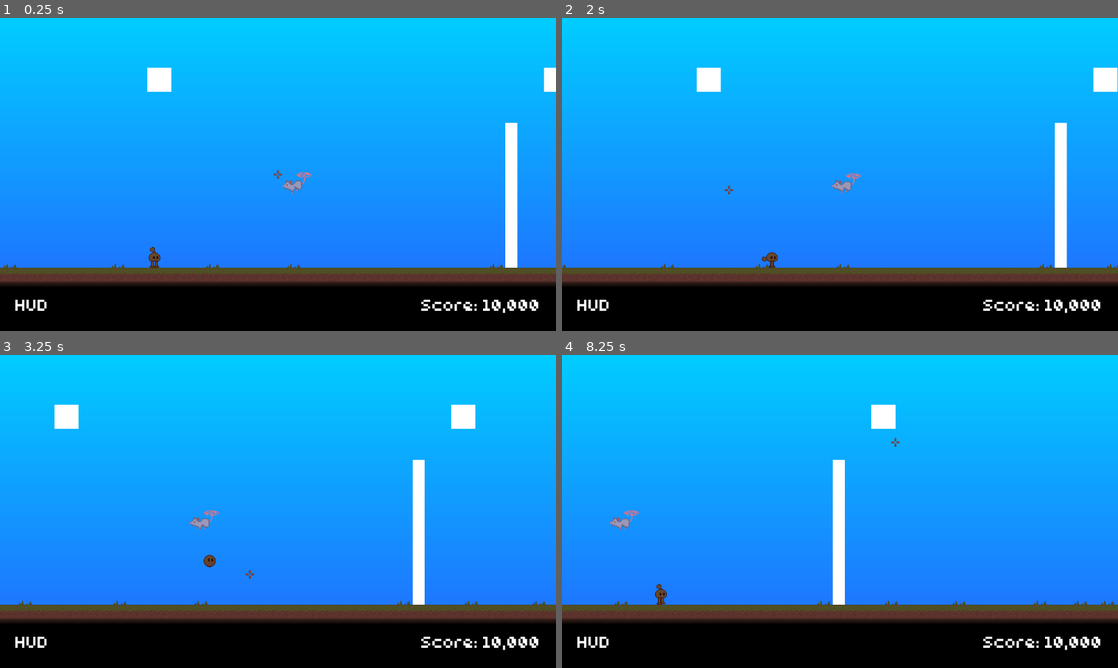
Above: before the commit, frames 1-4 (two rows, left to right).
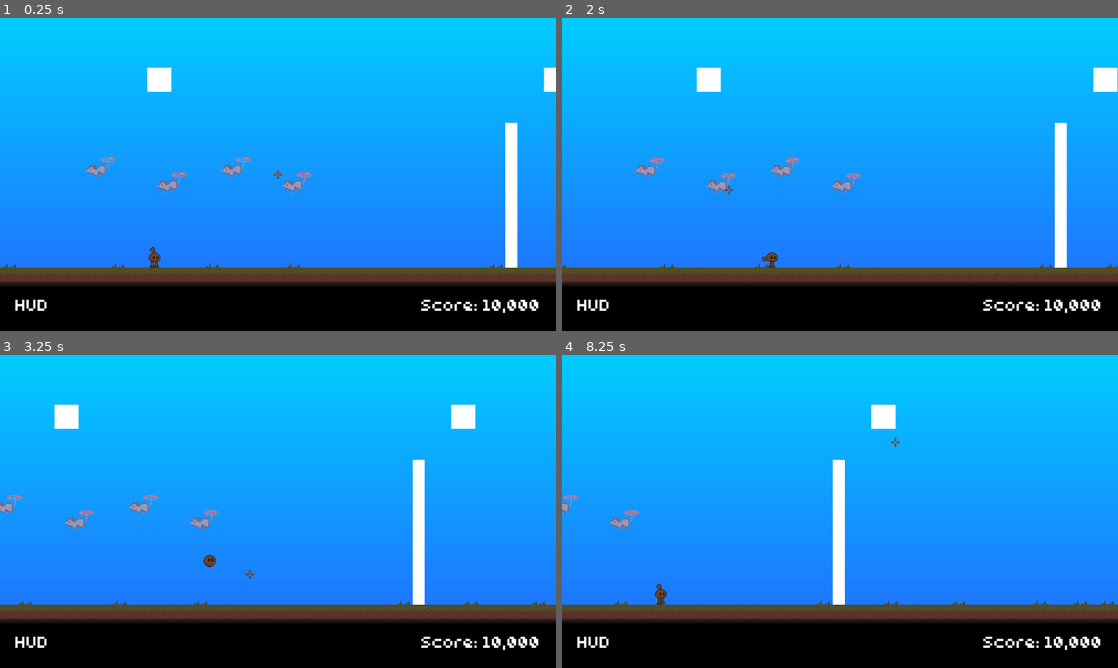
Above: after the commit, the same moments.

Repository: bhunt222/SeriousJuniperJamGodotProject
Game: Godot game, scene res://scenes/main.tscn
Two runs of this game, one before a commit and one after it. Both use one fixed random seed, a clock stepped at 60 frames per second and the inputs below.
Inputs (mouse positions are in pixels of both pictures, inside the frame that each line leads up to):
- Up to frame 1 (0.25 s): no input
- Up to frame 2 (2 s): move the mouse to (962, 158) at 0.52 s; hold S (drill) 0.53-1.28 s; hold D (move_right) from 0.53 s (still down); tap Space (jump) at 0.77, 1.52 s; move the mouse to (728, 190) at 1.27 s; click (728, 190) at 1.35 s
- Up to frame 3 (3.25 s): move the mouse to (333, 442) at 2.02 s; release D (move_right) at 2.03 s; hold A (move_left) 2.03-2.78 s; hold W (spin_dash) 2.03-2.78 s; move the mouse to (250, 574) at 2.77 s; hold D (move_right) from 2.78 s (still down); tap E (transition_modes) at 2.85 s; tap Space (jump) at 3.02 s
- Up to frame 4 (8.25 s): move the mouse to (1006, 558) at 3.52 s; hold S (drill) 3.53-4.28 s; tap Space (jump) at 3.77, 4.52, 6.02, 6.77, 7.52 s; move the mouse to (673, 464) at 4.27 s; release D (move_right) at 4.28 s; hold A (move_left) 4.28-5.03 s; click (673, 464) at 4.35 s; move the mouse to (867, 511) at 5.02 s; hold D (move_right) 5.03-5.78 s; hold W (spin_dash) 5.03-5.78 s; tap Enter at 5.75 s; move the mouse to (756, 433) at 5.77 s; hold A (move_left) 5.78-7.28 s; tap E (transition_modes) at 5.85 s; move the mouse to (962, 495) at 6.52 s; hold S (drill) 6.53-7.28 s; move the mouse to (728, 527) at 7.27 s; hold D (move_right) from 7.28 s (still down); click (728, 527) at 7.35 s; move the mouse to (895, 442) at 8.02 s; hold W (spin_dash) from 8.03 s (still down)

The runs differ from the first frame. In frame 1, 0.4% of the frame differs, in the area x 15-46%, y 44-57%; in frame 2, 0.4%, in the area x 13-43%, y 44-56%; in frame 3, 0.4%; in frame 4, less than 0.1%.

Commit message:
flying mouse material now local to scene, built proto3 for linux and windows

Diff:
--- a/scenes/main.tscn
+++ b/scenes/main.tscn
@@ -3,13 +3,8 @@
 [ext_resource type="Script" uid="uid://dxawa26itwxmp" path="res://scripts/ground.gd" id="1_jyhfs"]
 [ext_resource type="PackedScene" uid="uid://by1gfvb3ii42n" path="res://scenes/player.tscn" id="2_sugp2"]
 [ext_resource type="Texture2D" uid="uid://c1gxpbkje83fd" path="res://assets/sprites/The Doner ville tile 0.5.png" id="2_tipki"]
-[ext_resource type="Texture2D" uid="uid://d3vk0rdh5wmhd" path="res://assets/sprites/mouse.png" id="3_jyhfs"]
-[ext_resource type="Script" uid="uid://be0j63vv7grkj" path="res://scripts/enemy.gd" id="4_85g3d"]
-[ext_resource type="Texture2D" uid="uid://cetcwqf8v154b" path="res://assets/sprites/Mouse fly/Flying mouse.png" id="4_tbgi4"]
-[ext_resource type="Shader" uid="uid://cwc27agkf2p46" path="res://resources/shaders/damage_flash.gdshader" id="5_choun"]
+[ext_resource type="PackedScene" uid="uid://bus1v8eeyw4pv" path="res://scenes/mouse_enemy.tscn" id="4_o6xl0"]
 [ext_resource type="Script" uid="uid://dm208e1sosc7c" path="res://scripts/mouse_cursor.gd" id="5_tbgi4"]
-[ext_resource type="Script" uid="uid://dyl81xbivlv8n" path="res://scripts/components/hurtbox.gd" id="5_tefeu"]
-[ext_resource type="Script" uid="uid://dri8th1wirjj8" path="res://scripts/components/health.gd" id="6_o6xl0"]
 [ext_resource type="Texture2D" uid="uid://c23f7ssrumtqk" path="res://assets/sprites/Cross Air stand.png" id="11_ya4ey"]
 [ext_resource type="FontFile" uid="uid://dmhhfpfkjawos" path="res://assets/fonts/tinypixel.otf" id="12_eb6dy"]
 
@@ -58,103 +53,6 @@
 
 [sub_resource type="QuadMesh" id="QuadMesh_0wfyh"]
 size = Vector2(50, 50)
-
-[sub_resource type="ShaderMaterial" id="ShaderMaterial_85g3d"]
-shader = ExtResource("5_choun")
-shader_parameter/flash_modifier = 0.0
-shader_parameter/flash_color = Color(1, 1, 1, 1)
-
-[sub_resource type="AtlasTexture" id="AtlasTexture_tbgi4"]
-atlas = ExtResource("3_jyhfs")
-region = Rect2(0, 0, 32, 32)
-
-[sub_resource type="AtlasTexture" id="AtlasTexture_tefeu"]
-atlas = ExtResource("4_tbgi4")
-region = Rect2(0, 0, 32, 32)
-
-[sub_resource type="AtlasTexture" id="AtlasTexture_o6xl0"]
-atlas = ExtResource("4_tbgi4")
-region = Rect2(32, 0, 32, 32)
-
-[sub_resource type="AtlasTexture" id="AtlasTexture_tipki"]
-atlas = ExtResource("4_tbgi4")
-region = Rect2(64, 0, 32, 32)
-
-[sub_resource type="AtlasTexture" id="AtlasTexture_85g3d"]
-atlas = ExtResource("4_tbgi4")
-region = Rect2(0, 32, 32, 32)
-
-[sub_resource type="AtlasTexture" id="AtlasTexture_choun"]
-atlas = ExtResource("4_tbgi4")
-region = Rect2(32, 32, 32, 32)
-
-[sub_resource type="AtlasTexture" id="AtlasTexture_ya4ey"]
-atlas = ExtResource("4_tbgi4")
-region = Rect2(64, 32, 32, 32)
-
-[sub_resource type="AtlasTexture" id="AtlasTexture_eb6dy"]
-atlas = ExtResource("4_tbgi4")
-region = Rect2(0, 64, 32, 32)
-
-[sub_resource type="AtlasTexture" id="AtlasTexture_trceg"]
-atlas = ExtResource("4_tbgi4")
-region = Rect2(32, 64, 32, 32)
-
-[sub_resource type="AtlasTexture" id="AtlasTexture_a8y0u"]
-atlas = ExtResource("4_tbgi4")
-region = Rect2(64, 64, 32, 32)
-
-[sub_resource type="AtlasTexture" id="AtlasTexture_jkv2x"]
-atlas = ExtResource("4_tbgi4")
-region = Rect2(0, 96, 32, 32)
-
-[sub_resource type="SpriteFrames" id="SpriteFrames_tefeu"]
-animations = [{
-"frames": [{
-"duration": 1.0,
-"texture": SubResource("AtlasTexture_tbgi4")
-}],
-"loop": 1,
-"name": &"default",
-"speed": 5.0
-}, {
-"frames": [{
-"duration": 1.0,
-"texture": SubResource("AtlasTexture_tefeu")
-}, {
-"duration": 1.0,
-"texture": SubResource("AtlasTexture_o6xl0")
-}, {
-"duration": 1.0,
-"texture": SubResource("AtlasTexture_tipki")
-}, {
-"duration": 1.0,
-"texture": SubResource("AtlasTexture_85g3d")
-}, {
-"duration": 1.0,
-"texture": SubResource("AtlasTexture_choun")
-}, {
-"duration": 1.0,
-"texture": SubResource("AtlasTexture_ya4ey")
-}, {
-"duration": 1.0,
-"texture": SubResource("AtlasTexture_eb6dy")
-}, {
-"duration": 1.0,
-"texture": SubResource("AtlasTexture_trceg")
-}, {
-"duration": 1.0,
-"texture": SubResource("AtlasTexture_a8y0u")
-}, {
-"duration": 1.0,
-"texture": SubResource("AtlasTexture_jkv2x")
-}],
-"loop": 1,
-"name": &"flying",
-"speed": 16.0
-}]
-
-[sub_resource type="RectangleShape2D" id="RectangleShape2D_jbj1t"]
 
 [sub_resource type="QuadMesh" id="QuadMesh_yf5fn"]
 size = Vector2(25, 300)
@@ -214,32 +112,17 @@
 
 [node name="BulletContainer" type="Node2D" parent="World" unique_id=134612623]
 
-[node name="MouseEnemy" type="Node2D" parent="World" unique_id=1764548456 groups=["enemy"]]
+[node name="MouseEnemy" parent="World" unique_id=1246575965 instance=ExtResource("4_o6xl0")]
 position = Vector2(439, 338)
-scale = Vector2(2, 2)
-script = ExtResource("4_85g3d")
 
-[node name="AnimatedSprite2D" type="AnimatedSprite2D" parent="World/MouseEnemy" unique_id=840368036]
-material = SubResource("ShaderMaterial_85g3d")
-sprite_frames = SubResource("SpriteFrames_tefeu")
-animation = &"flying"
-autoplay = "flying"
-frame_progress = 0.0894028
+[node name="MouseEnemy2" parent="World" unique_id=951821551 instance=ExtResource("4_o6xl0")]
+position = Vector2(313, 306)
 
-[node name="FlashTimer" type="Timer" parent="World/MouseEnemy" unique_id=1478455046]
-wait_time = 0.1
-one_shot = true
+[node name="MouseEnemy3" parent="World" unique_id=754505597 instance=ExtResource("4_o6xl0")]
+position = Vector2(180, 338)
 
-[node name="Hurtbox" type="Area2D" parent="World/MouseEnemy" unique_id=1144500800 node_paths=PackedStringArray("health")]
-script = ExtResource("5_tefeu")
-health = NodePath("../Health")
-
-[node name="CollisionShape2D" type="CollisionShape2D" parent="World/MouseEnemy/Hurtbox" unique_id=700062861]
-shape = SubResource("RectangleShape2D_jbj1t")
-debug_color = Color(0.99758357, 0, 0.17276654, 0.41960785)
-
-[node name="Health" type="Node" parent="World/MouseEnemy" unique_id=1311838518]
-script = ExtResource("6_o6xl0")
+[node name="MouseEnemy4" parent="World" unique_id=341827443 instance=ExtResource("4_o6xl0")]
+position = Vector2(32, 306)
 
 [node name="FinishPole" type="Node2D" parent="World" unique_id=703227049]
 position = Vector2(885, 517)
@@ -306,9 +189,5 @@
 text = "Score: 10,000"
 
 [connection signal="area_entered" from="World/Ground/Area2D" to="World/Ground" method="_on_area_2d_area_entered"]
-[connection signal="timeout" from="World/MouseEnemy/FlashTimer" to="World/MouseEnemy" method="_on_flash_timer_timeout"]
-[connection signal="area_entered" from="World/MouseEnemy/Hurtbox" to="World/MouseEnemy/Hurtbox" method="_on_area_entered"]
-[connection signal="damage_taken" from="World/MouseEnemy/Health" to="World/MouseEnemy" method="_on_health_damage_taken"]
-[connection signal="health_depleted" from="World/MouseEnemy/Health" to="World/MouseEnemy" method="_on_health_health_depleted"]
 
 [editable path="World/Player"]
--- /dev/null
+++ b/scenes/mouse_enemy.tscn
@@ -0,0 +1,138 @@
+[gd_scene format=3 uid="uid://bus1v8eeyw4pv"]
+
+[ext_resource type="Script" uid="uid://be0j63vv7grkj" path="res://scripts/enemy.gd" id="1_tnctp"]
+[ext_resource type="Shader" uid="uid://cwc27agkf2p46" path="res://resources/shaders/damage_flash.gdshader" id="2_5cpv7"]
+[ext_resource type="Texture2D" uid="uid://d3vk0rdh5wmhd" path="res://assets/sprites/mouse.png" id="3_oer2i"]
+[ext_resource type="Texture2D" uid="uid://cetcwqf8v154b" path="res://assets/sprites/Mouse fly/Flying mouse.png" id="4_7urdi"]
+[ext_resource type="Script" uid="uid://dyl81xbivlv8n" path="res://scripts/components/hurtbox.gd" id="5_rdf4i"]
+[ext_resource type="Script" uid="uid://dri8th1wirjj8" path="res://scripts/components/health.gd" id="6_ywn06"]
+
+[sub_resource type="ShaderMaterial" id="ShaderMaterial_85g3d"]
+resource_local_to_scene = true
+shader = ExtResource("2_5cpv7")
+shader_parameter/flash_modifier = 0.0
+shader_parameter/flash_color = Color(1, 1, 1, 1)
+
+[sub_resource type="AtlasTexture" id="AtlasTexture_tbgi4"]
+atlas = ExtResource("3_oer2i")
+region = Rect2(0, 0, 32, 32)
+
+[sub_resource type="AtlasTexture" id="AtlasTexture_tefeu"]
+atlas = ExtResource("4_7urdi")
+region = Rect2(0, 0, 32, 32)
+
+[sub_resource type="AtlasTexture" id="AtlasTexture_o6xl0"]
+atlas = ExtResource("4_7urdi")
+region = Rect2(32, 0, 32, 32)
+
+[sub_resource type="AtlasTexture" id="AtlasTexture_tipki"]
+atlas = ExtResource("4_7urdi")
+region = Rect2(64, 0, 32, 32)
+
+[sub_resource type="AtlasTexture" id="AtlasTexture_85g3d"]
+atlas = ExtResource("4_7urdi")
+region = Rect2(0, 32, 32, 32)
+
+[sub_resource type="AtlasTexture" id="AtlasTexture_choun"]
+atlas = ExtResource("4_7urdi")
+region = Rect2(32, 32, 32, 32)
+
+[sub_resource type="AtlasTexture" id="AtlasTexture_ya4ey"]
+atlas = ExtResource("4_7urdi")
+region = Rect2(64, 32, 32, 32)
+
+[sub_resource type="AtlasTexture" id="AtlasTexture_eb6dy"]
+atlas = ExtResource("4_7urdi")
+region = Rect2(0, 64, 32, 32)
+
+[sub_resource type="AtlasTexture" id="AtlasTexture_trceg"]
+atlas = ExtResource("4_7urdi")
+region = Rect2(32, 64, 32, 32)
+
+[sub_resource type="AtlasTexture" id="AtlasTexture_a8y0u"]
+atlas = ExtResource("4_7urdi")
+region = Rect2(64, 64, 32, 32)
+
+[sub_resource type="AtlasTexture" id="AtlasTexture_jkv2x"]
+atlas = ExtResource("4_7urdi")
+region = Rect2(0, 96, 32, 32)
+
+[sub_resource type="SpriteFrames" id="SpriteFrames_tefeu"]
+animations = [{
+"frames": [{
+"duration": 1.0,
+"texture": SubResource("AtlasTexture_tbgi4")
+}],
+"loop": 1,
+"name": &"default",
+"speed": 5.0
+}, {
+"frames": [{
+"duration": 1.0,
+"texture": SubResource("AtlasTexture_tefeu")
+}, {
+"duration": 1.0,
+"texture": SubResource("AtlasTexture_o6xl0")
+}, {
+"duration": 1.0,
+"texture": SubResource("AtlasTexture_tipki")
+}, {
+"duration": 1.0,
+"texture": SubResource("AtlasTexture_85g3d")
+}, {
+"duration": 1.0,
+"texture": SubResource("AtlasTexture_choun")
+}, {
+"duration": 1.0,
+"texture": SubResource("AtlasTexture_ya4ey")
+}, {
+"duration": 1.0,
+"texture": SubResource("AtlasTexture_eb6dy")
+}, {
+"duration": 1.0,
+"texture": SubResource("AtlasTexture_trceg")
+}, {
+"duration": 1.0,
+"texture": SubResource("AtlasTexture_a8y0u")
+}, {
+"duration": 1.0,
+"texture": SubResource("AtlasTexture_jkv2x")
+}],
+"loop": 1,
+"name": &"flying",
+"speed": 16.0
+}]
+
+[sub_resource type="RectangleShape2D" id="RectangleShape2D_jbj1t"]
+
+[node name="MouseEnemy" type="Node2D" unique_id=1246575965 groups=["enemy"]]
+scale = Vector2(2, 2)
+script = ExtResource("1_tnctp")
+
+[node name="AnimatedSprite2D" type="AnimatedSprite2D" parent="." unique_id=288831197]
+material = SubResource("ShaderMaterial_85g3d")
+sprite_frames = SubResource("SpriteFrames_tefeu")
+animation = &"flying"
+autoplay = "flying"
+frame_progress = 0.0894028
+
+[node name="FlashTimer" type="Timer" parent="." unique_id=1142334034]
+wait_time = 0.1
+one_shot = true
+
+[node name="Hurtbox" type="Area2D" parent="." unique_id=1379953487 node_paths=PackedStringArray("health")]
+script = ExtResource("5_rdf4i")
+health = NodePath("../Health")
+
+[node name="CollisionShape2D" type="CollisionShape2D" parent="Hurtbox" unique_id=743806216]
+shape = SubResource("RectangleShape2D_jbj1t")
+debug_color = Color(0.99758357, 0, 0.17276654, 0.41960785)
+
+[node name="Health" type="Node" parent="." unique_id=1699912407]
+script = ExtResource("6_ywn06")
+max_health = 10
+
+[connection signal="timeout" from="FlashTimer" to="." method="_on_flash_timer_timeout"]
+[connection signal="area_entered" from="Hurtbox" to="Hurtbox" method="_on_area_entered"]
+[connection signal="damage_taken" from="Health" to="." method="_on_health_damage_taken"]
+[connection signal="health_depleted" from="Health" to="." method="_on_health_health_depleted"]
Not shown, changed: export_presets.cfg
Not shown, added: builds/linux/serious_juniper_jam_proto3.pck
Not shown, added: builds/linux/serious_juniper_jam_proto3.sh
Not shown, added: builds/linux/serious_juniper_jam_proto3.x86_64
Not shown, added: builds/windows/serious_juniper_jam_proto3.console.exe
Not shown, added: builds/windows/serious_juniper_jam_proto3.exe
Not shown, added: builds/windows/serious_juniper_jam_proto3.pck
